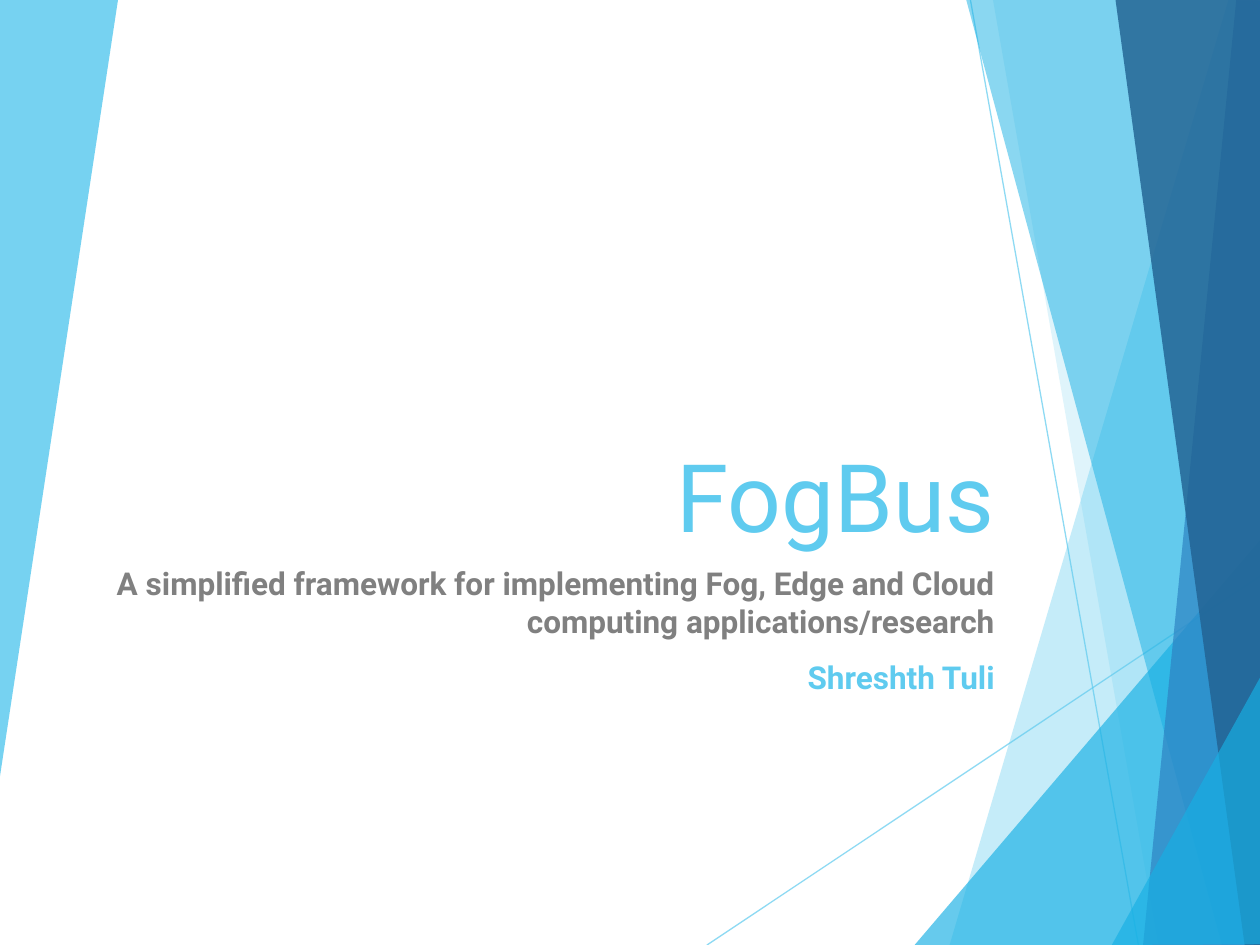
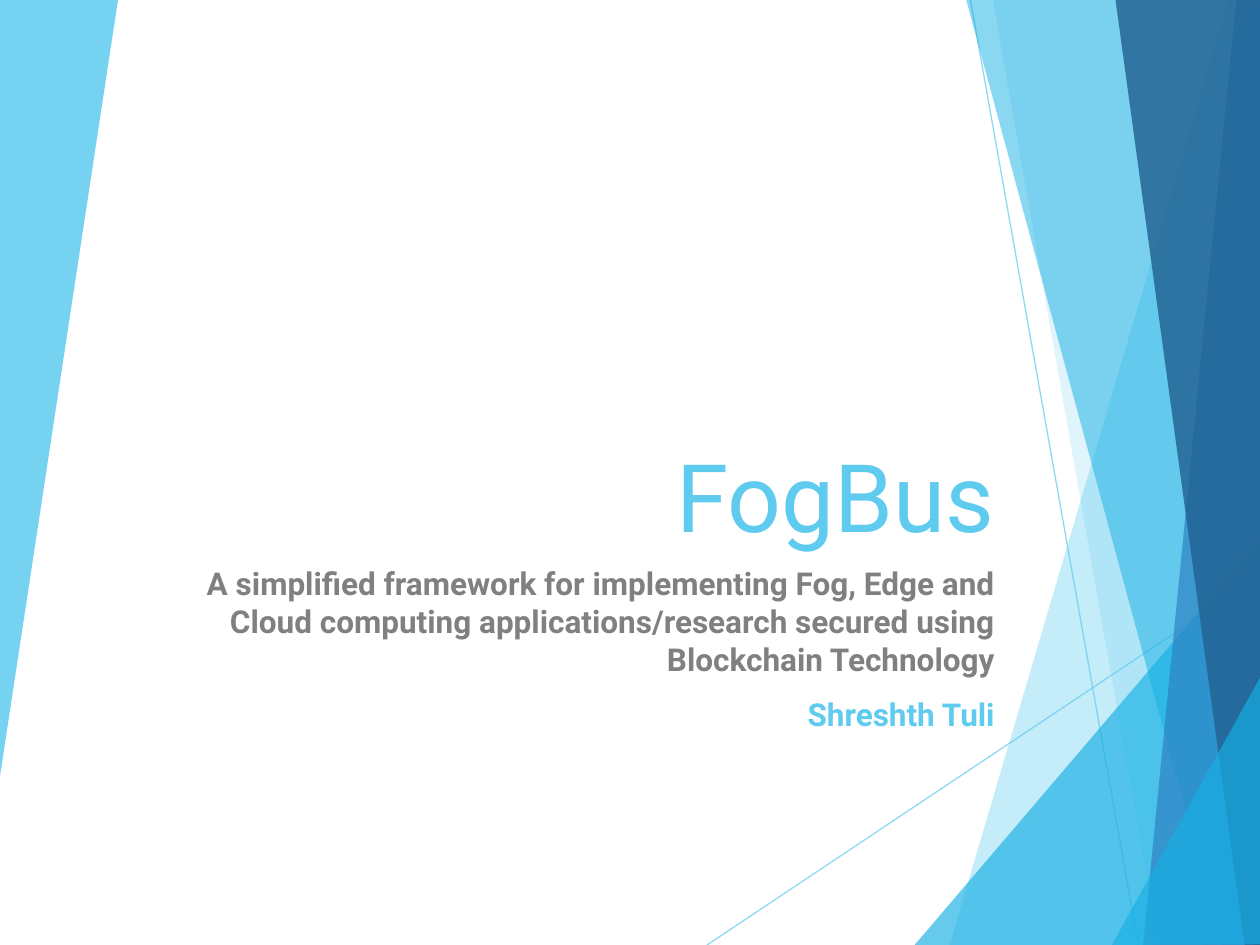
Before and after one commit to Cloudslab/FogBus, a slide deck: slide 1 of Presentation/FogBus.pptx. Drawn at 1260x945 pixels with LibreOffice and Linux fonts; fonts in the diff are those of the drawing. Boxes give left, top, right and bottom in pixels: in the first picture for what was removed or moved away, otherwise in the second. Text is boxed around its words. In the diff, an @@ line names an element or a change of style, - is before the commit and + after.

```diff
--- a/Presentation/FogBus.pptx
+++ b/Presentation/FogBus.pptx
@@ subtitle "A simplified framework for implementing ...": place and size @@
-subtitle "A simplified framework for implementing ..." at <box>117,571,995,690</box>
+subtitle "A simplified framework for implementing ..." at <box>207,571,995,727</box>
@@ subtitle at <box>207,571,995,678</box>: text changed @@
-A simplified framework for implementing Fog, Edge and Cloud computing applications/research
+A simplified framework for implementing Fog, Edge and Cloud computing applications/research secured using Blockchain Technology
```
Also in this commit, not shown: 2 other slides changed, 3 slides added, 2 other files.
